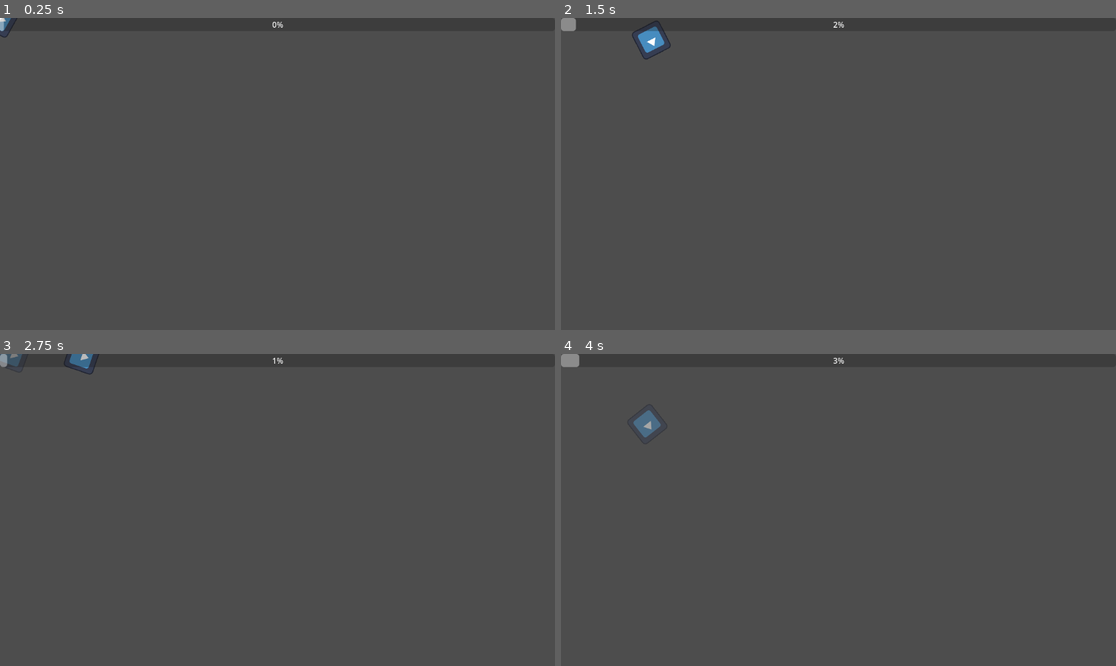
Above: before the commit, frames 1-4 (two rows, left to right).
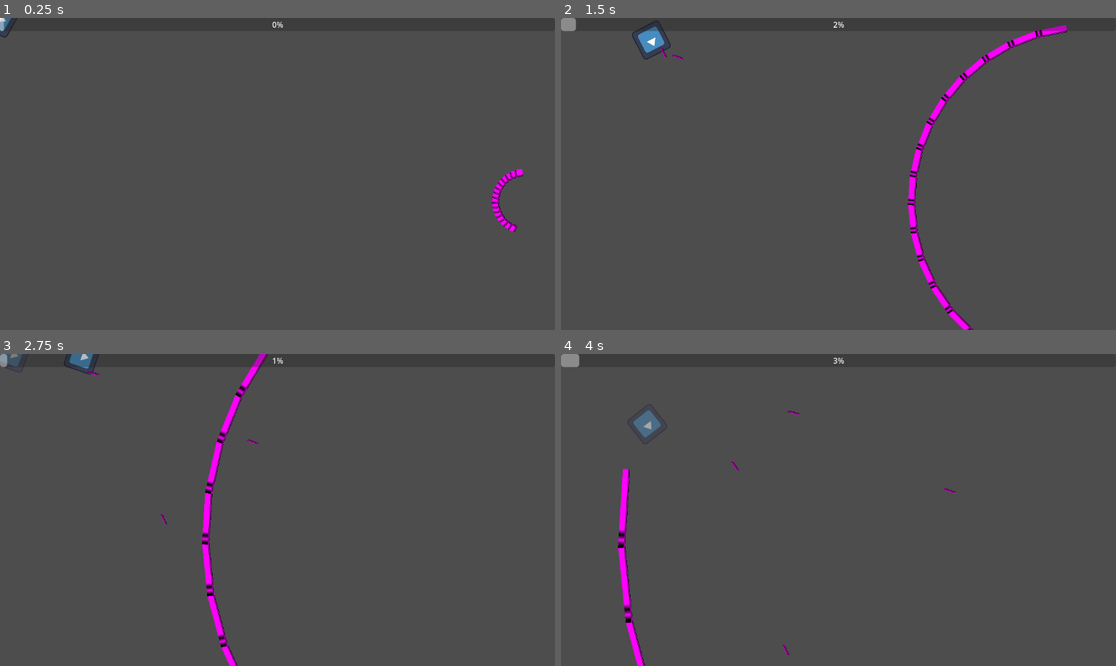
Above: after the commit, the same moments.

Repository: NovaTome/ntgamejam2025
Game: Godot game, scene res://Scenes/boss_room.tscn
Same seed, same stepped clock (60 frames per second), same inputs: the game is played once before the commit and once after it. This scene is started directly instead of the project's main scene. The engine's default icon, where the game draws it, is replaced by a stand-in: a white triangle on a blue panel in a dark square.
Inputs (mouse positions are in pixels of both pictures, inside the frame that each line leads up to):
- Up to frame 1 (0.25 s): no input
- Up to frame 2 (1.5 s): tap Enter at 0.5 s; move the mouse to (960, 158) at 0.52 s; hold D (right) 0.53-1.28 s; tap Space (fire) at 0.6, 1.35 s; move the mouse to (727, 189) at 1.27 s; hold S (down) from 1.28 s (still down)
- Up to frame 3 (2.75 s): move the mouse to (333, 441) at 2.02 s; release S (down) at 2.03 s; hold D (right) from 2.03 s (still down); hold X (spawn) from 2.03 s (still down); tap Space (fire) at 2.3 s
- Up to frame 4 (4 s): move the mouse to (810, 572) at 2.77 s; release D (right) at 2.78 s; release X (spawn) at 2.78 s; hold W (up) 2.78-3.53 s; tap Space (fire) at 2.85, 3.6 s; move the mouse to (1005, 556) at 3.52 s; hold A (left) from 3.53 s (still down)

The runs differ from the first frame. In frame 1, 0.3% of the frame differs, in the area x 88-95%, y 48-69%; in frame 2, 1.8%, in the area x 17-92%, y 2-100%; in frame 3, 1.5%; in frame 4, 0.9%.
Error before the commit: Invalid assignment of property or key 'destination' with value of type 'Vector2' on a base object of type 'Area2D (Projectile)'. (res://Scripts/Attacks/wave_at…
Error after the commit: Invalid assignment of property or key 'pos' with value of type 'Vector2' on a base object of type 'Resource (Command)'. (res://Scripts/Managers/self_management…

Commit message:
Merge with master and rework wave attack bullets

Diff:
--- a/Scenes/Entities/Attacks/bullet_source.gd
+++ b/Scenes/Entities/Attacks/bullet_source.gd
@@ -3,18 +3,22 @@
 
 @export var projectile: PackedScene
 @export var projectile_type: Projectile.TYPES
+@export var group:String = ""
 
 @onready var origin: Marker2D = $Origin
 @onready var direction: Marker2D = $Direction
 
-func fire():
+func fire() -> Projectile:
 	if projectile == null:
 		print("NO PROJECTILE DEFINED!")
 		return
 
 	var bullet_instance: Projectile = projectile.instantiate()
+	if group != "":
+		bullet_instance.add_to_group(group)
 	var bullet_direction = (direction.global_position - origin.global_position).normalized()
 	if bullet_instance.type != projectile_type:
 		bullet_instance.type = projectile_type
 	bullet_instance.shooter = get_parent()
 	SignalBus.bullet_fired.emit(bullet_instance, origin.global_position, bullet_direction)
+	return bullet_instance
--- a/Scenes/Entities/ghost.tscn
+++ b/Scenes/Entities/ghost.tscn
@@ -33,8 +33,9 @@
 [node name="LifeTimer" type="Timer" parent="."]
 autostart = true
 
-[connection signal="timeout" from="DeathTimer" to="." method="_on_death_timer_timeout"]
-[connection signal="timeout" from="LifeTimer" to="." method="_on_life_timer_timeout"]
 [node name="BulletSource" parent="." instance=ExtResource("4_aqrip")]
 projectile = ExtResource("5_tepbg")
 projectile_type = 4
+
+[connection signal="timeout" from="DeathTimer" to="." method="_on_death_timer_timeout"]
+[connection signal="timeout" from="LifeTimer" to="." method="_on_life_timer_timeout"]
--- a/Scenes/boss_room.tscn
+++ b/Scenes/boss_room.tscn
@@ -1,18 +1,24 @@
-[gd_scene load_steps=5 format=3 uid="uid://hryimfamq42c"]
+[gd_scene load_steps=7 format=3 uid="uid://hryimfamq42c"]
 
 [ext_resource type="PackedScene" uid="uid://c0uxw7slsr53l" path="res://Scenes/Entities/Attacks/wave_attack.tscn" id="1_4kqfc"]
+[ext_resource type="Script" uid="uid://bmp3fwlljyspk" path="res://Scripts/root.gd" id="1_l7on7"]
 [ext_resource type="Script" uid="uid://4lcqyy5f7tj2" path="res://Scripts/Managers/self_management.gd" id="2_lu0rs"]
 [ext_resource type="PackedScene" uid="uid://cqcub1i5w633w" path="res://Scenes/Entities/player.tscn" id="3_b2mui"]
 [ext_resource type="PackedScene" uid="uid://ciq371u7ni228" path="res://Scenes/UI/gui.tscn" id="4_b2mui"]
+[ext_resource type="Script" uid="uid://dm305gi7va2nd" path="res://Scripts/Managers/bullet_manager.gd" id="5_q04ek"]
 
 [node name="BossRoom" type="Node2D"]
+script = ExtResource("1_l7on7")
 
 [node name="WaveAttack" parent="." instance=ExtResource("1_4kqfc")]
 position = Vector2(1089, 381)
 
-[node name="Manager" type="Node2D" parent="."]
+[node name="SelfManagement" type="Node2D" parent="."]
 script = ExtResource("2_lu0rs")
 
-[node name="Player" parent="Manager" instance=ExtResource("3_b2mui")]
+[node name="Player" parent="SelfManagement" instance=ExtResource("3_b2mui")]
 
-[node name="GUI" parent="Manager" instance=ExtResource("4_b2mui")]
+[node name="GUI" parent="SelfManagement" instance=ExtResource("4_b2mui")]
+
+[node name="BulletManager" type="Node2D" parent="."]
+script = ExtResource("5_q04ek")
--- a/Scripts/Attacks/wave_attack.gd
+++ b/Scripts/Attacks/wave_attack.gd
@@ -3,6 +3,7 @@
 
 const radius = 5000
 @export var projectile_scene:PackedScene = preload("res://Scenes/Entities/square_projectile.tscn")
+@export var bullet_source_scene:PackedScene = preload("res://Scenes/Entities/Attacks/bullet_source.tscn")
 @export var DEBUG_MODE:bool = true
 var allProjects:Array[Projectile] = []
 
@@ -12,17 +13,22 @@
 func fire() -> void:
 	var rotate = (PI/2)
 	while rotate < 3*PI/2:
-		var proj:Projectile = projectile_scene.instantiate()
+		var proj:BulletSource = bullet_source_scene.instantiate()
+		proj.projectile = projectile_scene
 		rotate += PI/16
-		proj.shooter = CharacterBody2D.new()
-		proj.global_position = global_position
-		proj.destination = Vector2(radius,0).rotated(rotate)
-		proj.type = Projectile.TYPES.REGULAR
-		allProjects.append(proj)
-		get_parent().call_deferred("add_child",proj)
+		proj.projectile_type = Projectile.TYPES.REGULAR
+		proj.group = "WaveAttack"
+		proj.connect("ready",handleProjectileReady.bind(proj,rotate))
+		call_deferred("add_child",proj)
+
+func handleProjectileReady(proj:BulletSource, rotate:float) -> void:
+	proj.origin.global_position = global_position
+	proj.direction.global_position = Vector2(radius,0).rotated(rotate)
+	var projectile:Projectile = proj.fire()
+	allProjects.append(projectile)
 
 func _process(delta: float) -> void:
-	for p:Projectile in get_parent().get_children().filter(func(c): return c is Projectile):
+	for p:Projectile in Managers.bullet_manager.get_children().filter(func(a:Node2D): return a.is_in_group("WaveAttack")):
 		if p.get_overlapping_areas().size() == 0:
 			p.scale = Vector2(p.scale.x,p.scale.y+0.05)
 	if DEBUG_MODE and allProjects.filter(func(a): return a != null).size() == 0:
--- a/Scripts/Entities/projectile.gd
+++ b/Scripts/Entities/projectile.gd
@@ -13,7 +13,7 @@
 @onready var sprite_2d: Sprite2D = $Sprite2D
 
 var direction:Vector2 = Vector2.ZERO
-var shooter:CharacterBody2D
+var shooter:Node2D
 
 @export var speed:float = 4.0
 @export var type:TYPES = TYPES.REGULAR
--- a/project.godot
+++ b/project.godot
@@ -61,3 +61,4 @@
 
 2d_physics/layer_1="Player"
 2d_physics/layer_2="Ghosts"
+2d_physics/layer_3="Enemies"
Not shown: 1 places in Scenes/Entities/Attacks/bullet_source.tscn that only renumber resources
Not shown: 1 places in Scenes/Entities/enemy.tscn that only renumber resources
Not shown: 1 places in Scenes/Entities/ghost.tscn that only renumber resources
Not shown: 1 places in Scenes/root.tscn that only renumber resources
